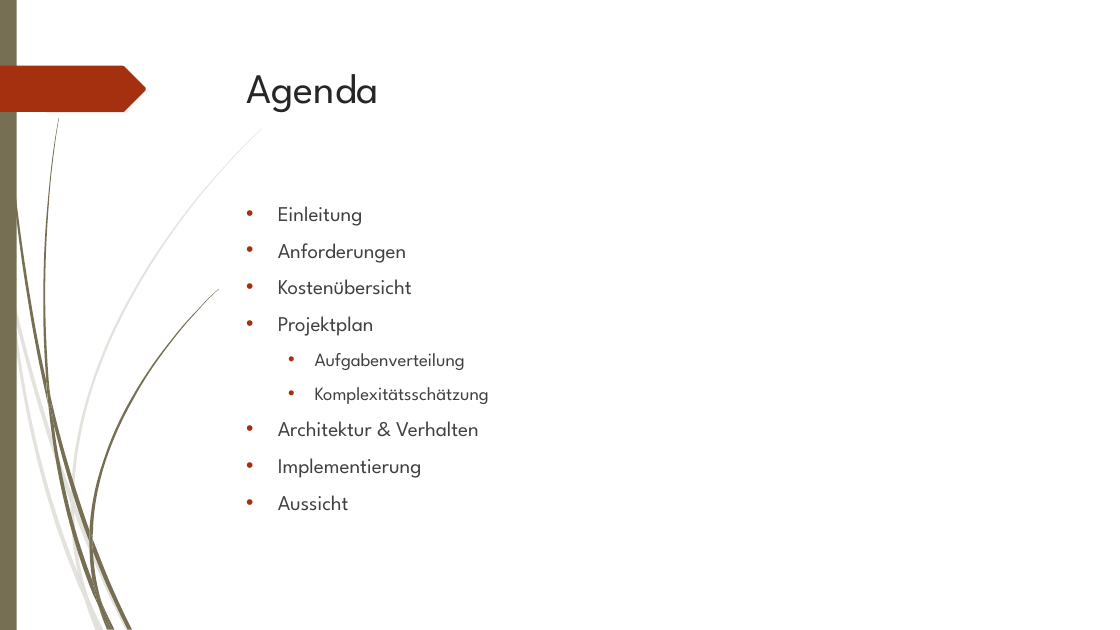
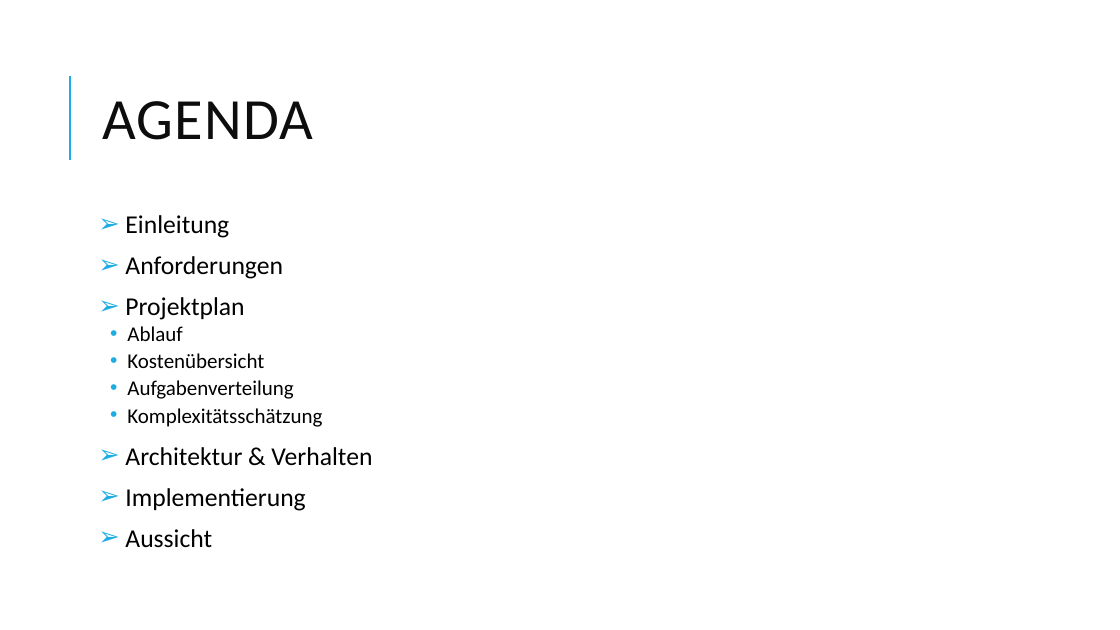
Before and after one commit to johannesdhbw/MC_Projekt, a slide deck: slide 2 of Präsentation/Microcomputertechnik.pptx. Drawn at 1120x630 pixels with LibreOffice and Linux fonts; fonts in the diff are those of the drawing. Boxes give left, top, right and bottom in pixels: in the first picture for what was removed or moved away, otherwise in the second. Text is boxed around its words. In the diff, an @@ line names an element or a change of style, - is before the commit and + after.

```diff
--- a/Präsentation/Microcomputertechnik.pptx
+++ b/Präsentation/Microcomputertechnik.pptx
@@ rectangle removed at (0,0,17,630) @@
@@ title "AGENDA" at (102,101,313,140): vertical alignment top to middle @@
@@ freeform shape removed at (0,66,146,112) @@
@@ line added from (70, 160) to (70, 76), #1CADE4 1.5 pt @@
@@ title at (102,101,313,140): text changed; size 36 to 50 pt; font League Spartan to Calibri; text colour #262626 to #0D0D0D @@
-Agenda
+AGENDA
@@ text "Einleitung": place and size @@
-text "Einleitung" at (278,206,489,511)
+text "Einleitung" at (125,215,372,548)
@@ text at (125,215,372,548): size 18 to 22 pt in "Einleitung", "Anforderungen", "Architektur & Verhalten", "Implementierung" and 1 more places; font League Spartan to Calibri, text colour #404040 to #000000 in "Einleitung", "Anforderungen", "Kostenübersicht", "Aufgabenverteilung" and 4 more places; size 16 to 18 pt in "Aufgabenverteilung", "Komplexitätsschätzung"; bullet • to ➢; line spacing 1 to 0.8; more space between paragraphs; bullet colour #A53010 to #1CADE4; list level 1 to 2 in "Kostenübersicht"; indent changed; less space between paragraphs @@
@@ text at (125,297,244,341): paragraphs added @@
+➢ Projektplan
+  • Ablauf
@@ text at (278,316,374,336): paragraph removed @@
-• Projektplan
@@ group removed at (0,129,262,630): 10 freeform shapes @@
@@ group removed at (3,0,218,630): 12 freeform shapes @@
```
Also in this commit, not shown: 10 other slides changed, 1 slide added, 4 other files.
